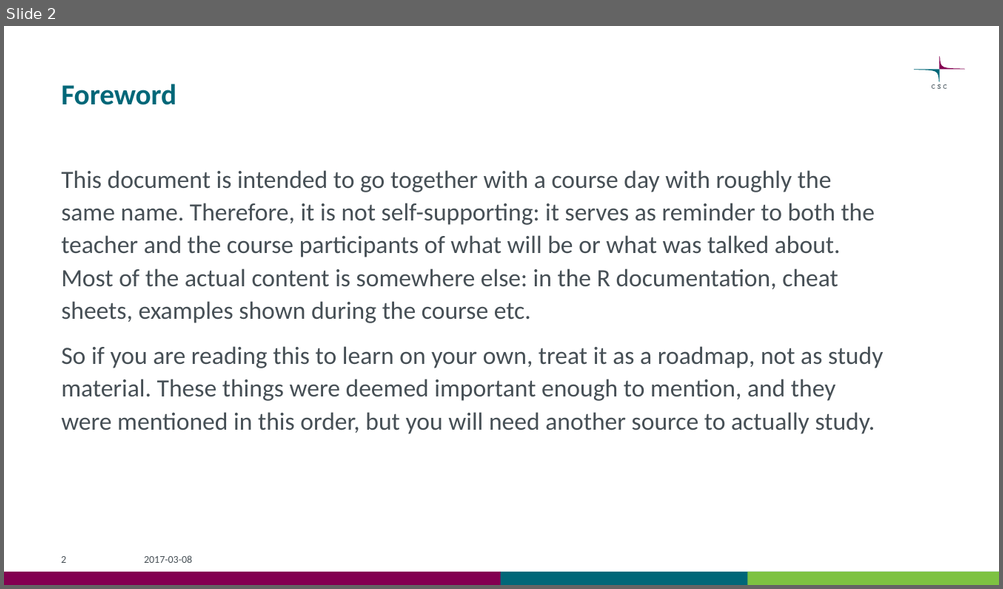
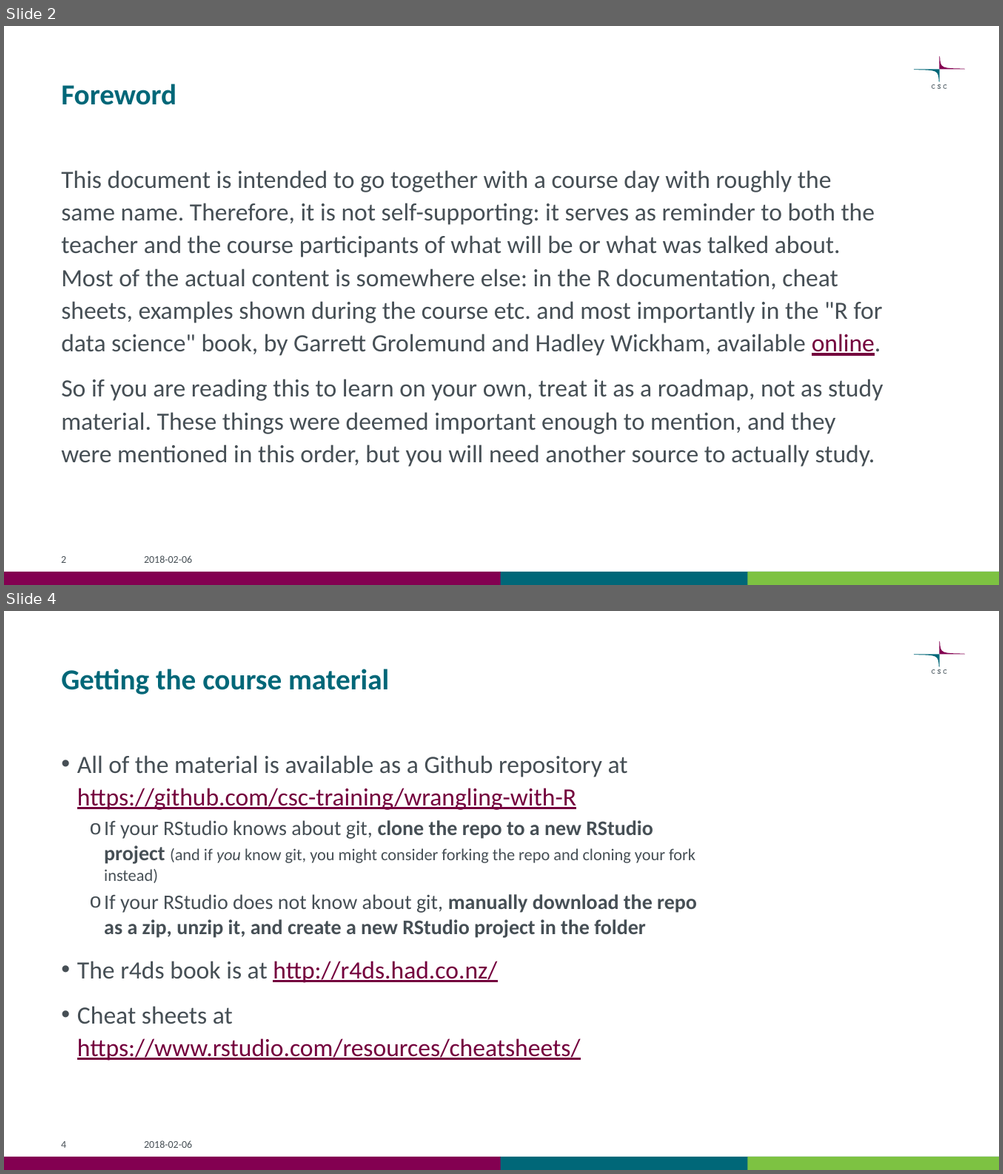
Before and after one commit to csc-training/wrangling-with-R, a slide deck: wrangling_with_r.pptx. Shown one above the other, each under a label of ours: slide 2 before the commit, slides 2 and 4 after it; the slides between them are not shown. The pictures are 1003x589 and 1003x1174 pixels, drawn with LibreOffice and Linux fonts; fonts in the diff are those of the drawing. Boxes give left, top, right and bottom in pixels: in the first picture for what was removed or moved away, otherwise in the second. Text is boxed around its words. In the diff, an @@ line names an element or a change of style, - is before the commit and + after.

```diff
--- a/wrangling_with_r.pptx
+++ b/wrangling_with_r.pptx
@@ slide 4 added at box(4, 611, 999, 1170), background #FFFFFF; not listed: 6 template elements that a slide beside it also shows @@
@@ title added at box(61, 669, 389, 695), 28 pt, text #006778, bold @@
+Getting the course material
@@ text added at box(77, 755, 697, 1061), 24 pt, text #465055 @@
+• All of the material is available as a Github repository at https://github.com/csc-training/wrangling-with-R
+  o If your RStudio knows about git, clone the repo to a new RStudio project (and if you know git, you might consider forking the repo and cloning your fork instead)
+  o If your RStudio does not know about git, manually download the repo as a zip, unzip it, and create a new RStudio project in the folder
+• The r4ds book is at http://r4ds.had.co.nz/
+• Cheat sheets at https://www.rstudio.com/resources/cheatsheets/
@@ page number added at box(61, 1142, 66, 1148), 10 pt, text #465055 @@
+4
@@ text added at box(144, 1141, 192, 1148), 10 pt, text #465055 @@
+2018-02-06
@@ slide 2 changed as well @@
@@ text at box(61, 170, 882, 356): text changed @@
-This document is intended to go together with a course day with roughly the same name. Therefore, it is not self-supporting: it serves as reminder to both the teacher and the course participants of what will be or what was talked about. Most of the actual content is somewhere else: in the R documentation, cheat sheets, examples shown during the course etc.
+This document is intended to go together with a course day with roughly the same name. Therefore, it is not self-supporting: it serves as reminder to both the teacher and the course participants of what will be or what was talked about. Most of the actual content is somewhere else: in the R documentation, cheat sheets, examples shown during the course etc. and most importantly in the "R for data science" book, by Garrett Grolemund and Hadley Wickham, available online.
@@ text at box(144, 556, 192, 563): text changed @@
-2017-03-08
+2018-02-06
```
Also in this commit, not shown: 12 other slides changed, 20 other slides added, 1 slide removed, 6 other files.
